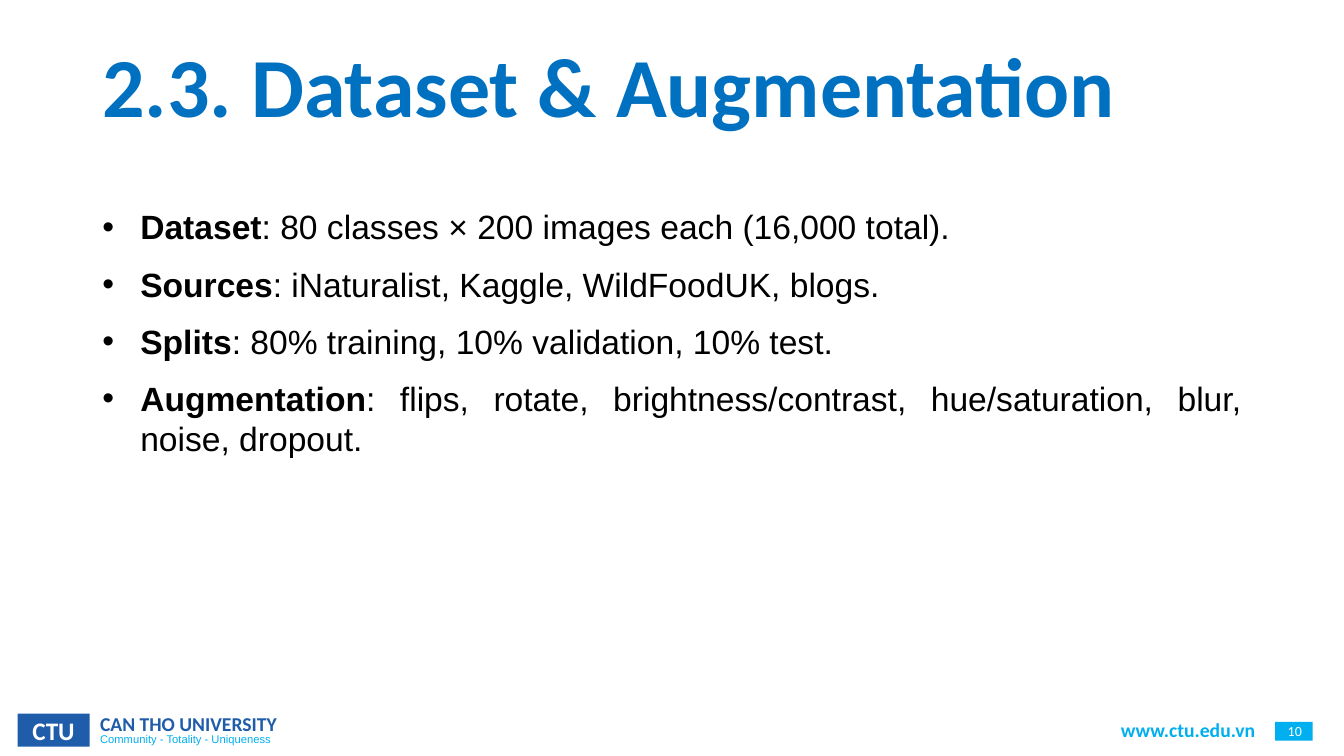
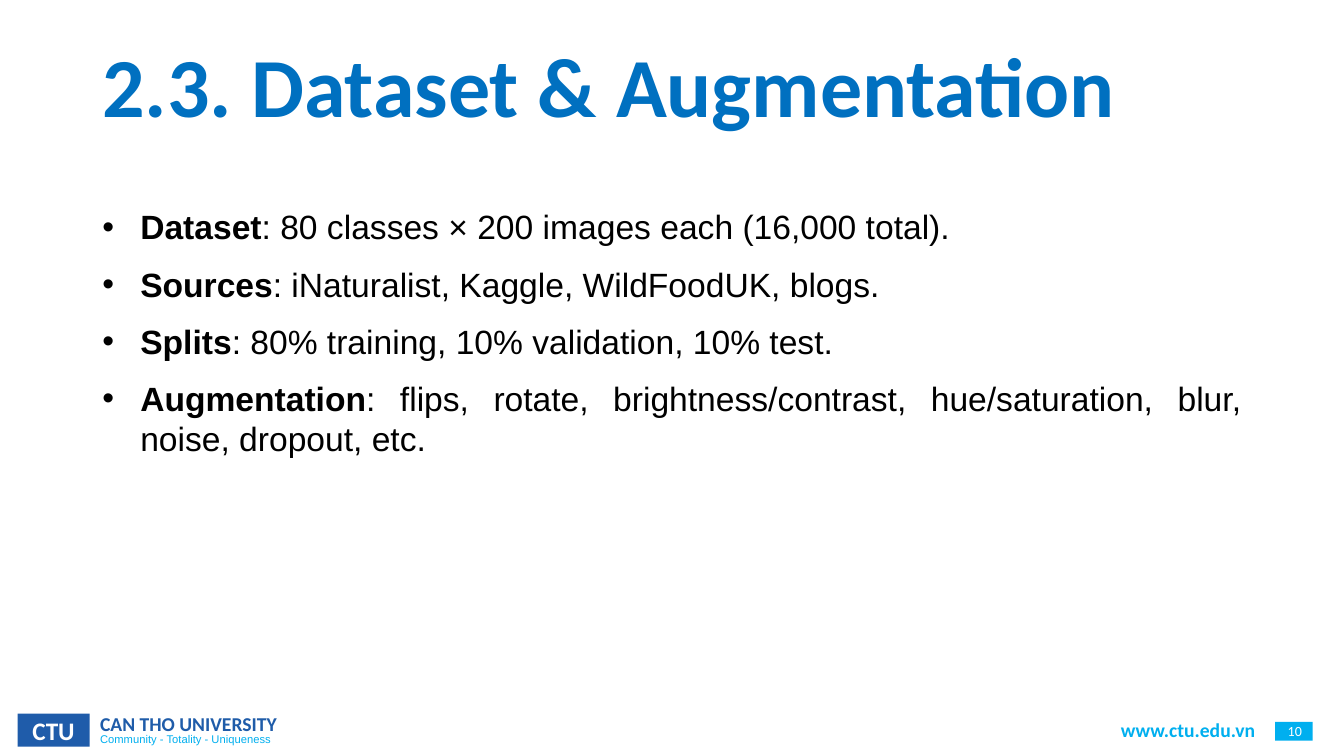
Before and after one commit to CommonHouseCat/fungiscan-mushroom-identifier, a slide deck: slide 10 of Báo cáo/ThesisReport.pptx. Drawn at 1344x756 pixels with LibreOffice and Linux fonts; fonts in the diff are those of the drawing; background and template pictures are left out. Boxes give left, top, right and bottom in pixels: in the first picture for what was removed or moved away, otherwise in the second. Text is boxed around its words. In the diff, an @@ line names an element or a change of style, - is before the commit and + after.

```diff
--- a/Báo cáo/ThesisReport.pptx
+++ b/Báo cáo/ThesisReport.pptx
@@ text at (x1=140, y1=386, x2=1241, y2=458): text changed @@
-• Augmentation: flips, rotate, brightness/contrast, hue/saturation, blur, noise, dropout.
+• Augmentation: flips, rotate, brightness/contrast, hue/saturation, blur, noise, dropout, etc.
```
Also in this commit, not shown: 12 other slides changed, 2 slides added, 2 other files.
